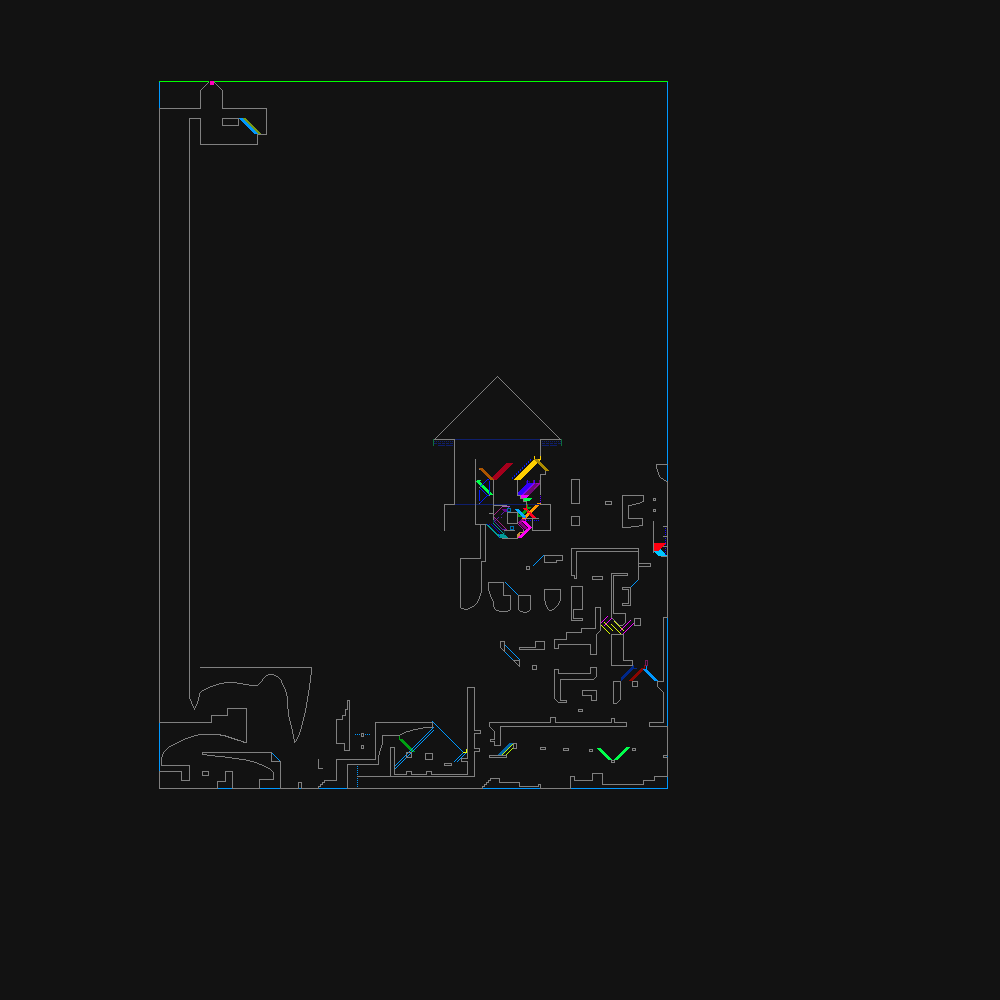
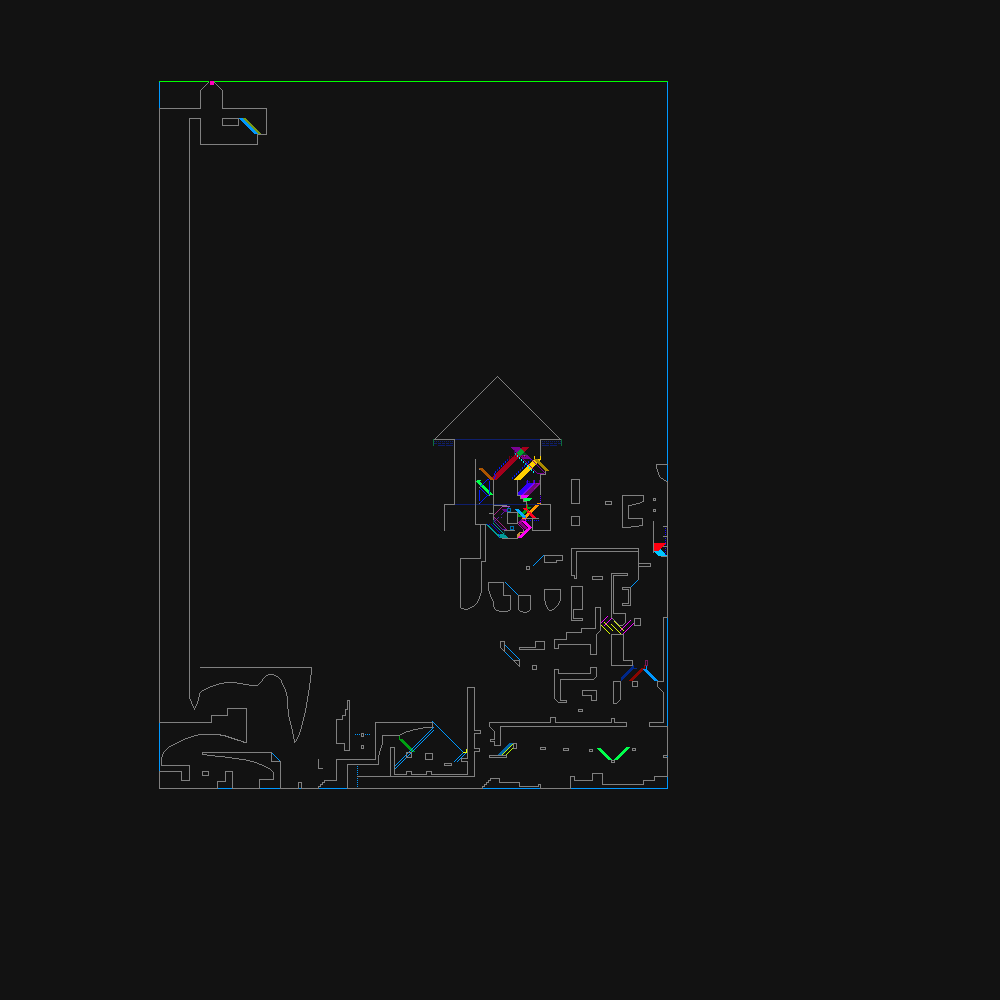
Revision of a layered 1000 × 1000 image; what changed, layer by layer:
painted on "collisions" over [494, 447, 545, 479]
painted on "gameplay_guidelines" over [494, 447, 545, 479]
